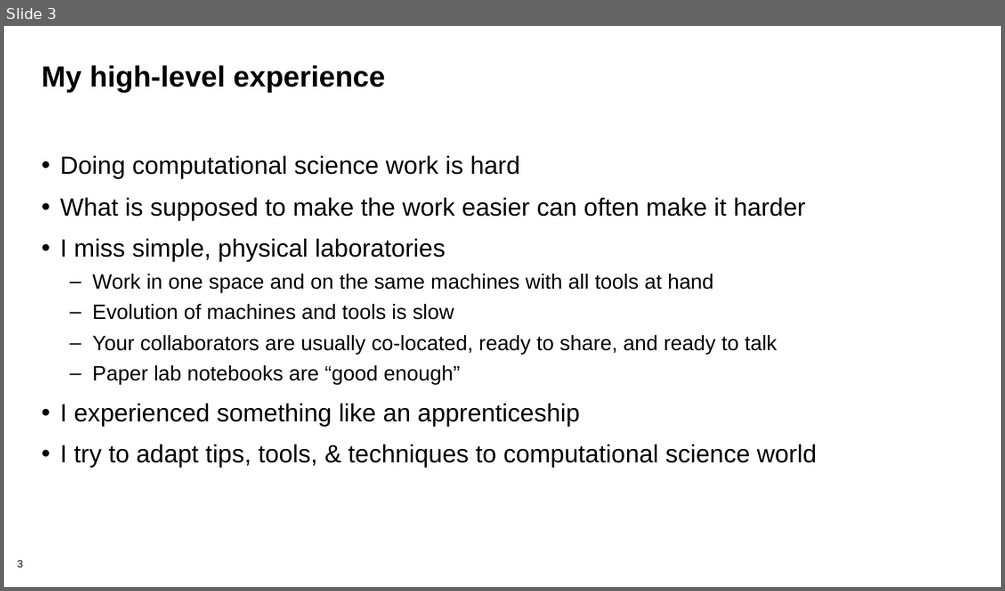
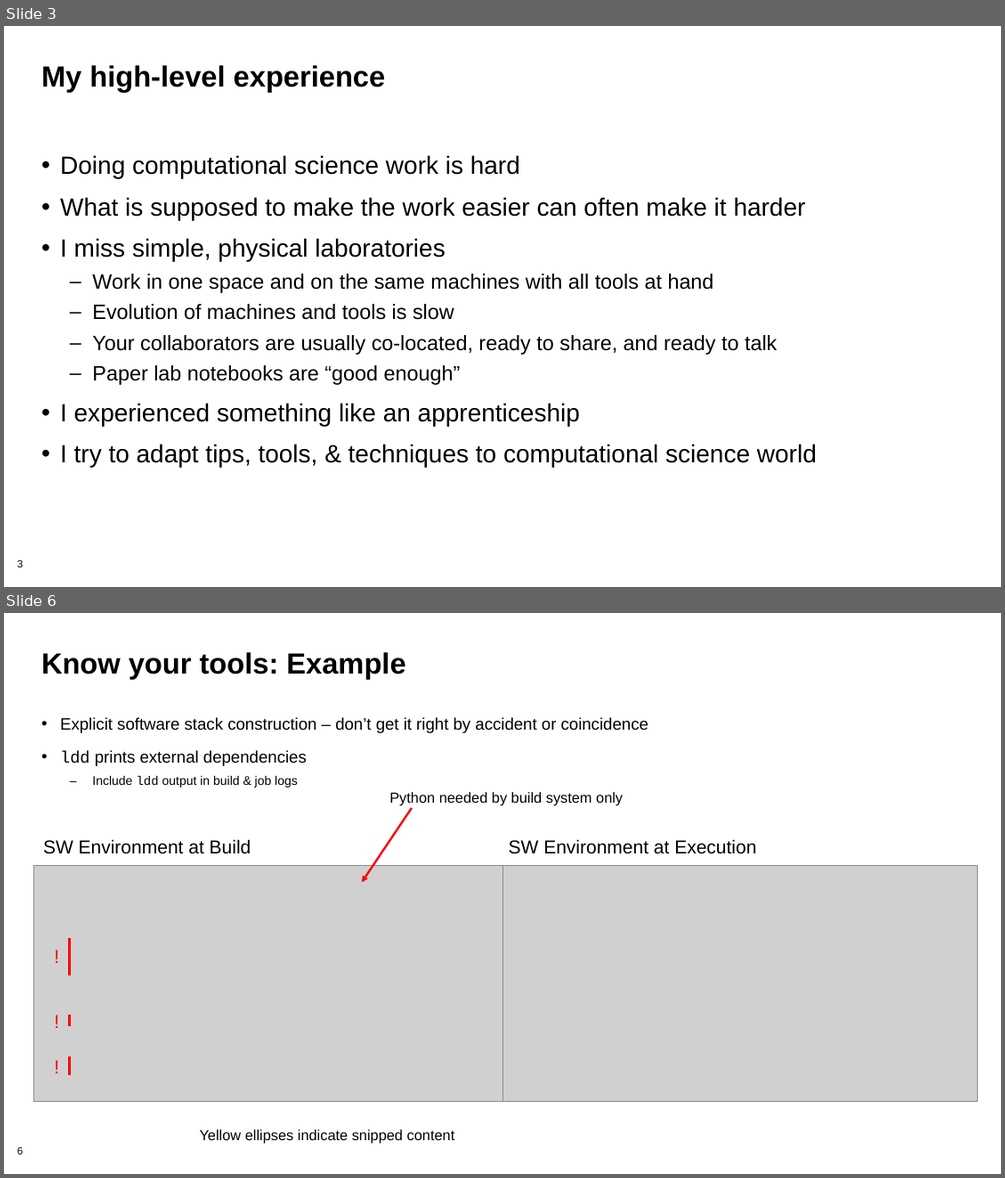
Before and after one commit to bssw-tutorial/presentations, a slide deck: computational-expts.pptx. Shown one above the other, each under a label of ours: slide 3 before the commit, slides 3 and 6 after it; the slides between them are not shown. The pictures are 1005x591 and 1005x1178 pixels, drawn with LibreOffice and Linux fonts; fonts in the diff are those of the drawing; grey boxes stand for pictures; background and template pictures are left out. Boxes give left, top, right and bottom in pixels: in the first picture for what was removed or moved away, otherwise in the second. Text is boxed around its words. In the diff, an @@ line names an element or a change of style, - is before the commit and + after.

```diff
--- a/computational-expts.pptx
+++ b/computational-expts.pptx
@@ slide 6 added at <box>4,613,1001,1174</box>, background #FFFFFF; not listed: 1 template element that a slide beside it also shows @@
@@ title added at <box>41,652,405,679</box>, 28 pt, text #000000, bold @@
+Know your tools: Example
@@ text added at <box>60,717,648,787</box>, 16 pt, text #000000 @@
+• Explicit software stack construction – don’t get it right by accident or coincidence
+• ldd prints external dependencies
+  – Include ldd output in build & job logs
@@ text added at <box>389,792,623,806</box>, 14 pt, text #000000 @@
+Python needed by build system only
@@ arrow added from (412, 808) to (362, 882), #FF0000 2 pt @@
@@ text added at <box>43,839,251,854</box>, 18 pt, text #000000 @@
+SW Environment at Build
@@ text added at <box>509,839,756,854</box>, 18 pt, text #000000 @@
+SW Environment at Execution
@@ picture added at <box>34,866,506,1102</box> @@
@@ picture added at <box>502,866,977,1102</box> @@
@@ text added at <box>44,940,69,975</box>, 18 pt, text #FF0000 @@
+!
@@ line added from (70, 938) to (70, 975), #FF0000 1.75 pt @@
@@ text added at <box>44,1004,69,1039</box>, 18 pt, text #FF0000 @@
+!
@@ line added from (70, 1015) to (70, 1027), #FF0000 1.75 pt @@
@@ text added at <box>44,1050,69,1085</box>, 18 pt, text #FF0000 @@
+!
@@ line added from (70, 1055) to (70, 1074), #FF0000 1.75 pt @@
@@ text added at <box>200,1129,455,1143</box>, 14 pt, text #000000 @@
+Yellow ellipses indicate snipped content
```
Also in this commit, not shown: 13 slides changed, 2 other slides added, 2 slides removed.
